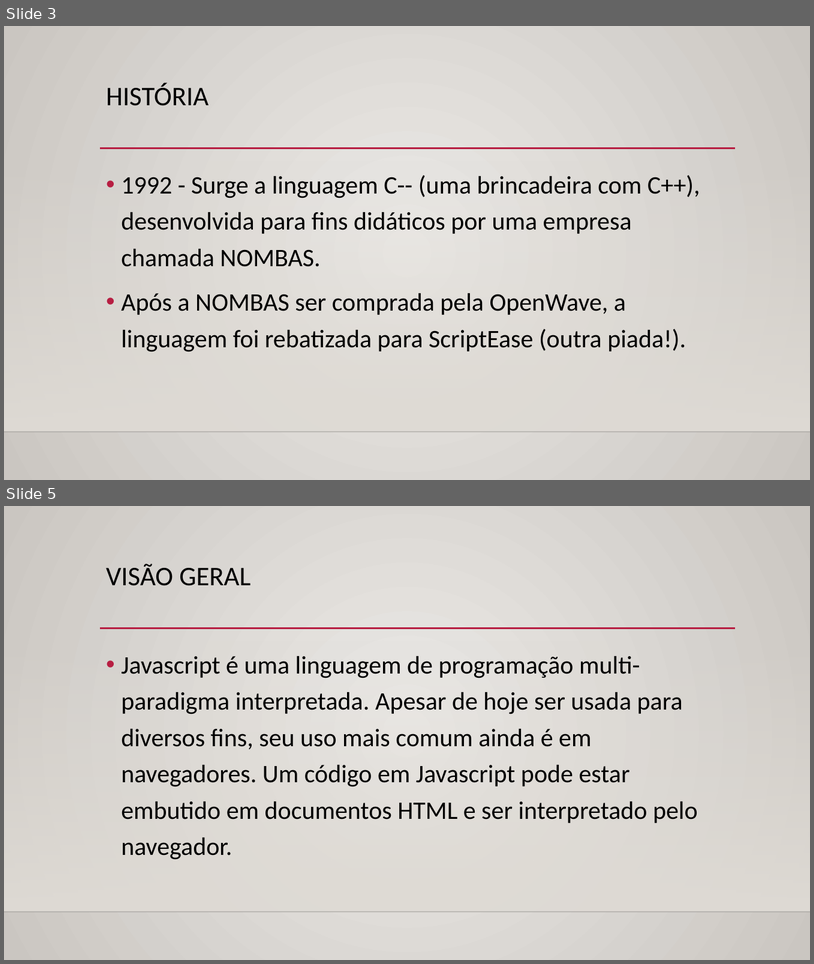
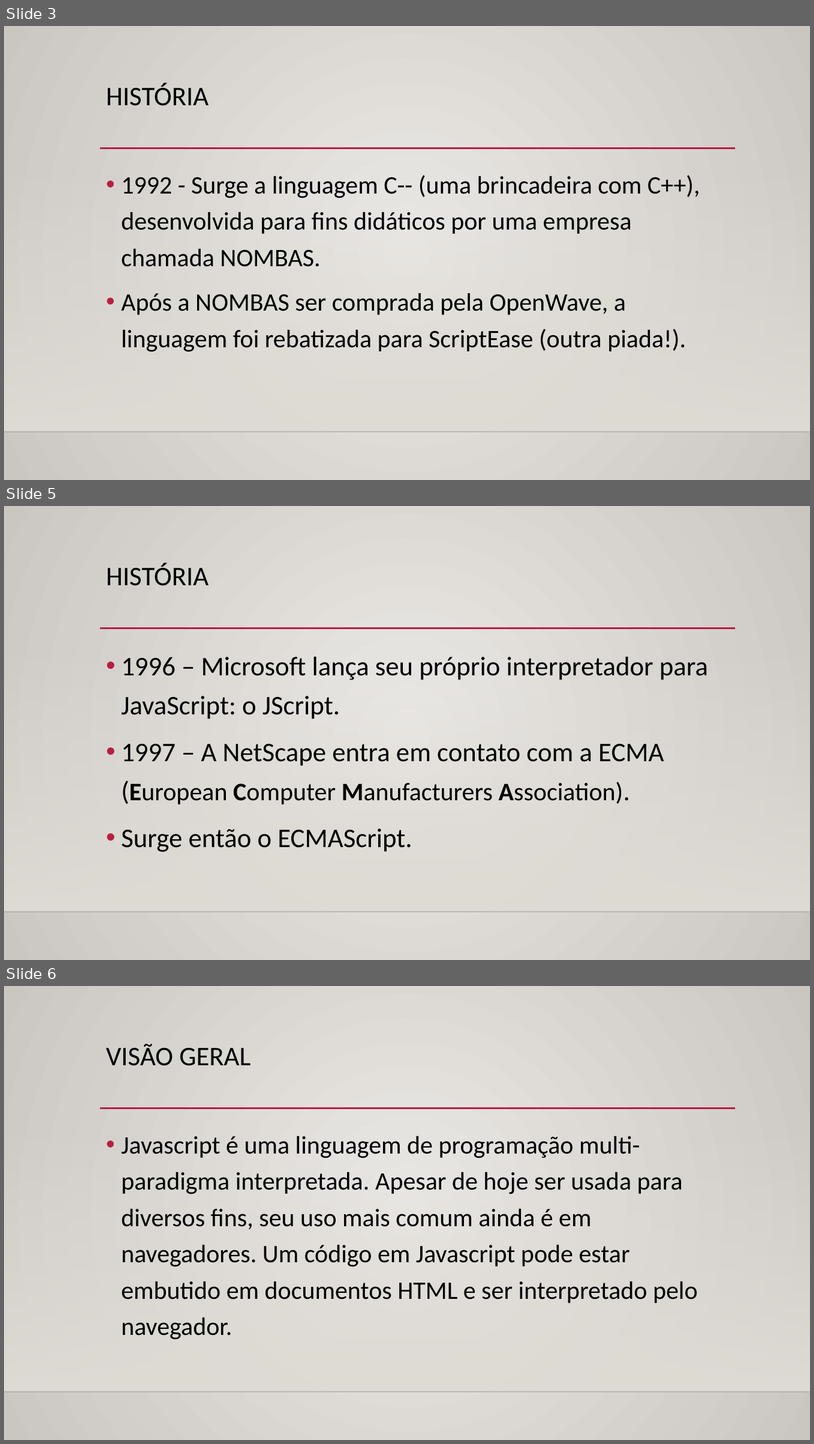
Before and after one commit to TheSennin/Arquivos_Facul, a slide deck: Paradigmas de linguagens de programação/seminário paradigmas/Apresentação1.pptx. Shown one above the other, each under a label of ours: slides 3 and 5 before the commit, slides 3, 5 and 6 after it; the slides between them are not shown. The pictures are 814x964 and 814x1444 pixels, drawn with LibreOffice and Linux fonts; fonts in the diff are those of the drawing; background and template pictures are left out. Boxes give left, top, right and bottom in pixels: in the first picture for what was removed or moved away, otherwise in the second. Text is boxed around its words. In the diff, an @@ line names an element or a change of style, - is before the commit and + after.

```diff
--- a/Paradigmas de linguagens de programação/seminário paradigmas/Apresentação1.pptx
+++ b/Paradigmas de linguagens de programação/seminário paradigmas/Apresentação1.pptx
@@ slide 5 added at [4,506,810,960], background gradient #ECEAE7 to #CAC7C1; not listed: 3 template elements that a slide beside it also shows @@
@@ title added at [106,563,209,586], 32 pt, text #000000 @@
+HISTÓRIA
@@ text added at [121,657,708,852], 32 pt, text #000000 @@
+• 1996 – Microsoft lança seu próprio interpretador para JavaScript: o JScript.
+• 1997 – A NetScape entra em contato com a ECMA (European Computer Manufacturers Association).
+• Surge então o ECMAScript.
@@ what was slide 5 is now slide 6 @@
```
Also in this commit, not shown: 6 slides changed, 4 other slides added.
